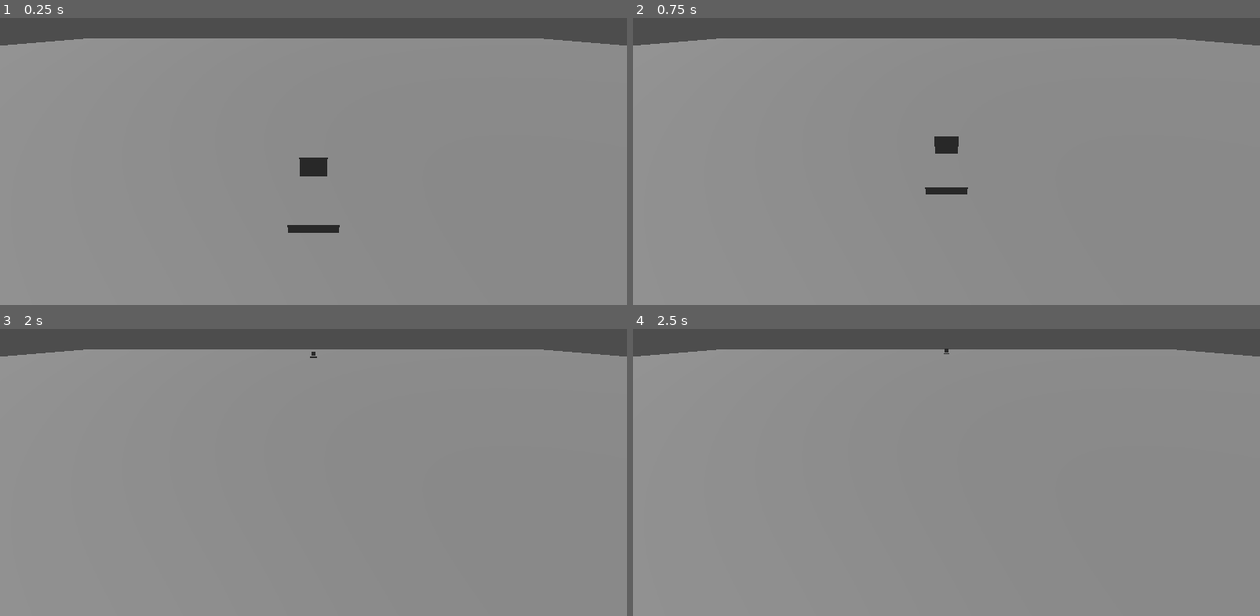
Above: before the commit, frames 1-4 (two rows, left to right).
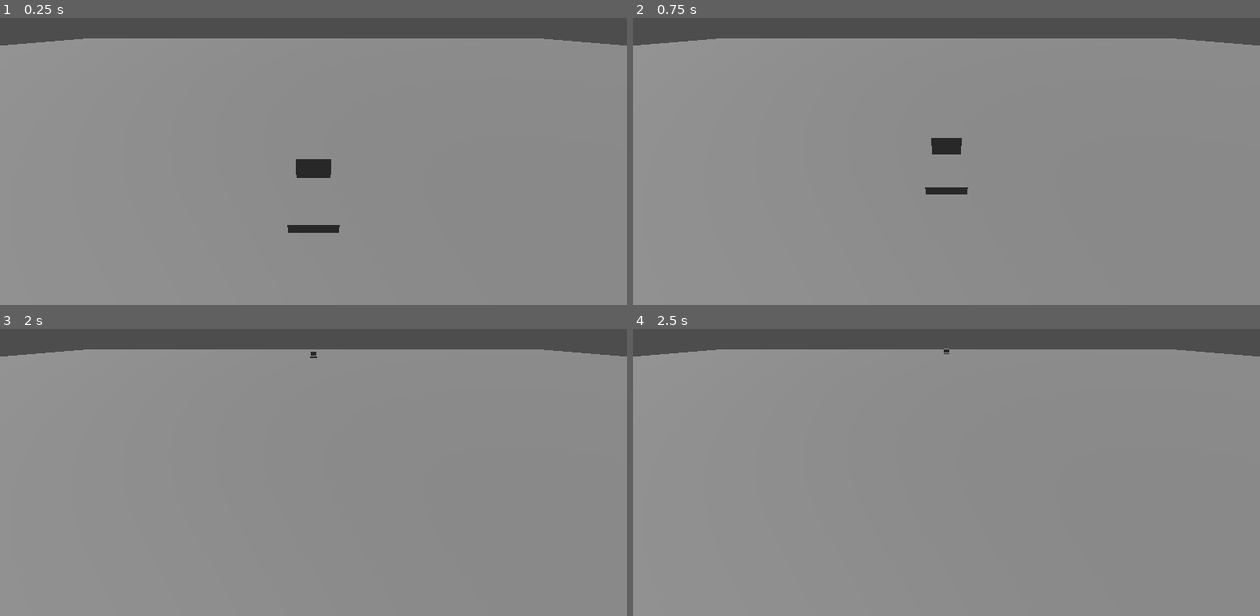
Above: after the commit, the same moments.

Repository: Alexamakans/bubbelspel
Game: Godot game, scene res://scenes/world.tscn
The game is run twice, just before and just after one commit, with the same random seed, the same clock (stepped at 60 frames per second) and the same inputs.
Inputs:
- Up to frame 1 (0.25 s): no input
- Up to frame 2 (0.75 s): tap Enter at 0.5 s; hold W (move_forward) from 0.53 s (still down)
- Up to frame 3 (2 s): release W (move_forward) at 1.28 s; hold S (move_backward) from 1.28 s (still down)
- Up to frame 4 (2.5 s): tap Space at 2 s; release S (move_backward) at 2.03 s; hold W (move_forward) from 2.03 s (still down)

The runs differ from the first frame. In frame 1, 0.1% of the frame differs, in the area x 47-53%, y 48-56%; in frame 2, less than 0.1%; in frame 3, less than 0.1%; in frame 4, less than 0.1%.

Commit message:
reshape player

Diff:
--- a/scenes/player.tscn
+++ b/scenes/player.tscn
@@ -6,8 +6,10 @@
 size = Vector3(1, 0.415, 4.504)
 
 [sub_resource type="BoxMesh" id="BoxMesh_3vyb7"]
+size = Vector3(1, 0.415, 4.504)
 
 [sub_resource type="BoxMesh" id="BoxMesh_g2els"]
+size = Vector3(0.855, 0.72, 1.595)
 
 [node name="player" type="CharacterBody3D"]
 script = ExtResource("1_3vyb7")
@@ -16,9 +18,8 @@
 shape = SubResource("BoxShape3D_u8vuu")
 
 [node name="MeshInstance3D" type="MeshInstance3D" parent="."]
-transform = Transform3D(-1.96886e-07, 0, -1, 0, 0.41517, 0, 4.50423, 0, -4.37114e-08, 0, 0, 0)
 mesh = SubResource("BoxMesh_3vyb7")
 
 [node name="MeshInstance3D2" type="MeshInstance3D" parent="."]
-transform = Transform3D(-6.44686e-08, 0, -0.683739, 0, 0.753592, 0, 1.47487, 0, -2.98872e-08, 0, 0.405573, 0)
+transform = Transform3D(1, 0, 0, 0, 1, 0, 0, 0, 1, 0, 0.405573, 0)
 mesh = SubResource("BoxMesh_g2els")
